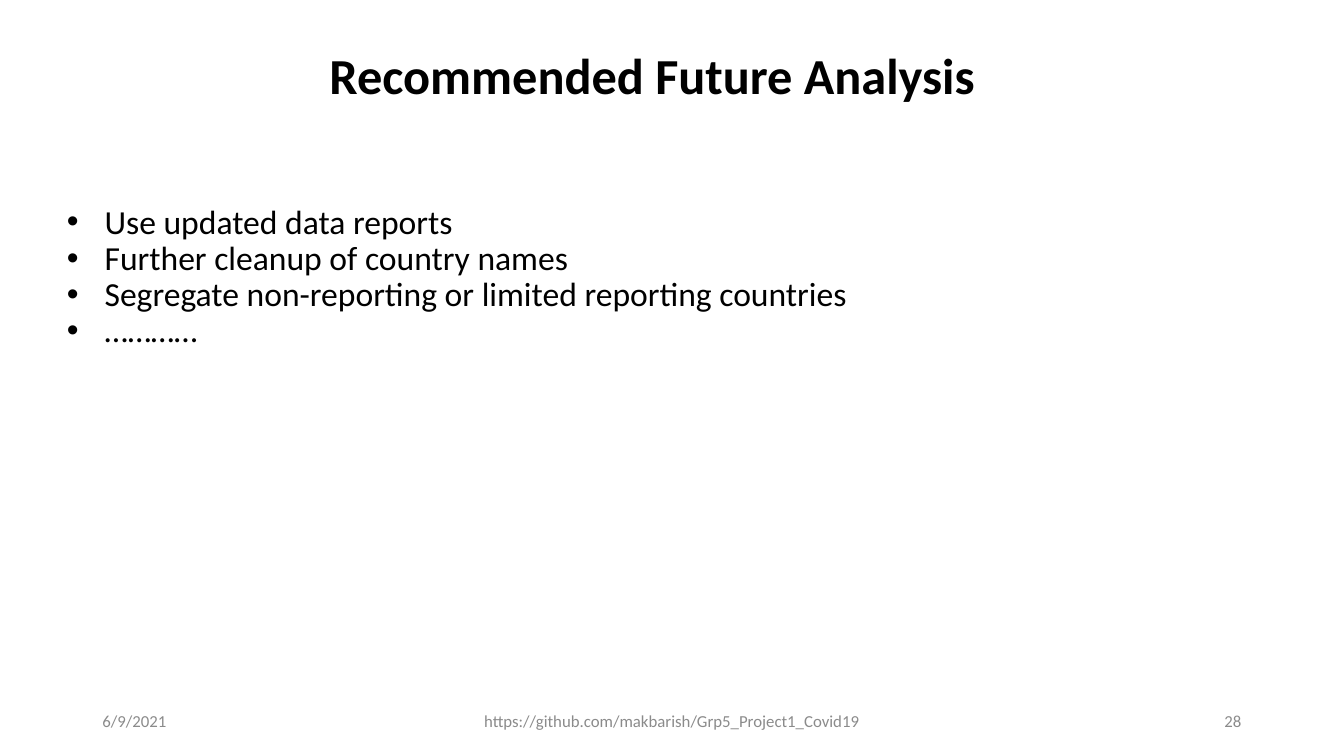
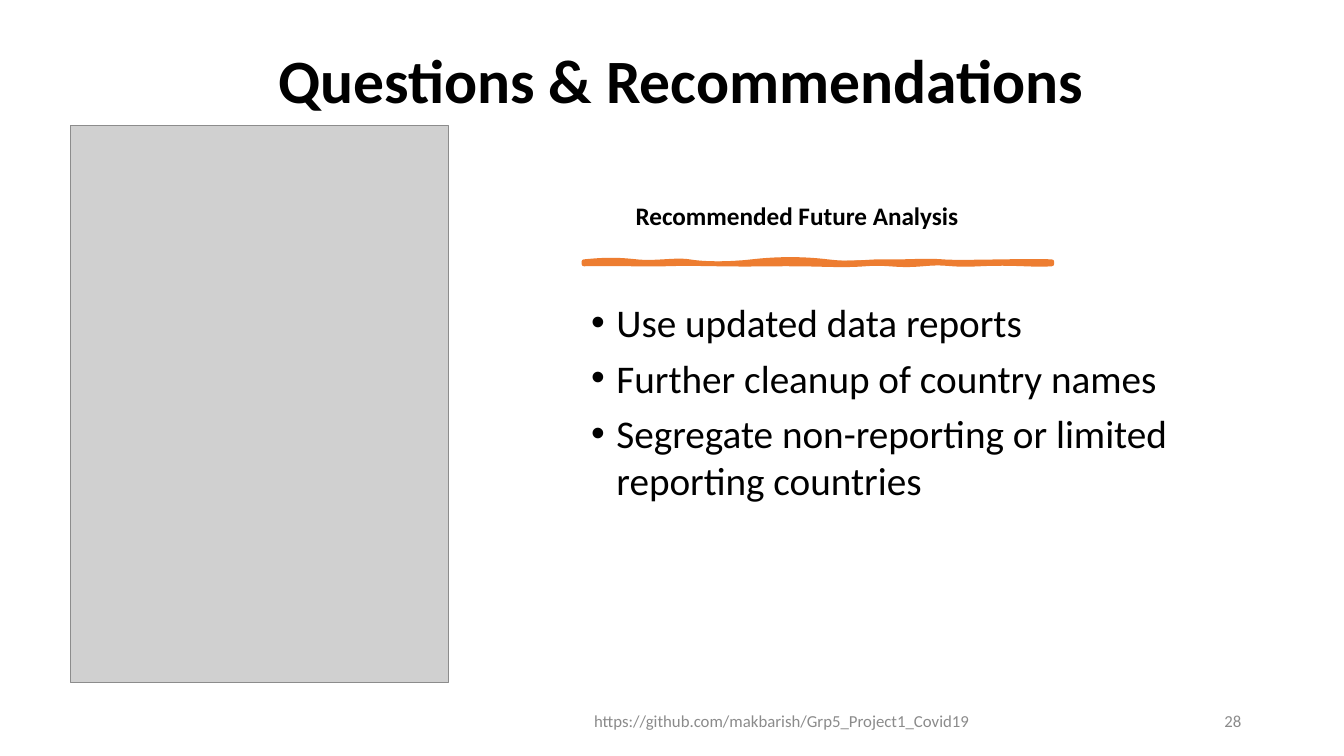
Before and after one commit to makbarish/Grp5_Project1_Covid19, a slide deck: slide 28 of Clay/Novel_Corona_Virus_2019_v3.pptx. Drawn at 1344x756 pixels with LibreOffice and Linux fonts; fonts in the diff are those of the drawing; grey boxes stand for pictures. Boxes give left, top, right and bottom in pixels: in the first picture for what was removed or moved away, otherwise in the second. Text is boxed around its words. In the diff, an @@ line names an element or a change of style, - is before the commit and + after.

```diff
--- a/Clay/Novel_Corona_Virus_2019_v3.pptx
+++ b/Clay/Novel_Corona_Virus_2019_v3.pptx
@@ text added at (x1=278, y1=59, x2=1083, y2=111), 44 pt, text #000000, bold @@
+Questions & Recommendations
@@ picture added at (x1=71, y1=126, x2=449, y2=683) @@
@@ text "Recommended Future Analysis" moved from (x1=329, y1=58, x2=975, y2=102) to (x1=636, y1=207, x2=958, y2=229) @@
@@ text "Recommended Future Analysis" at (x1=636, y1=207, x2=958, y2=229): size 36 to 18 pt; line spacing 0.9 to 1; more space between paragraphs @@
@@ freeform shape added at (x1=584, y1=262, x2=1052, y2=264), fill #ED7D31, outline #ED7D31 3.5 pt @@
@@ text at (x1=616, y1=309, x2=1167, y2=502): paragraph removed @@
-• …………
@@ text "Use updated data reports" moved from (x1=105, y1=210, x2=846, y2=312) to (x1=616, y1=309, x2=1167, y2=502) @@
@@ text "Use updated data reports" at (x1=616, y1=309, x2=1167, y2=502): size 24 to 28 pt; indent changed; line spacing 0.9 to 1; more space between paragraphs @@
@@ text removed at (x1=102, y1=715, x2=166, y2=728) @@
-6/9/2021
@@ text "https://github.com/makbarish/Grp5_Project1_Covid19" moved from (x1=484, y1=715, x2=859, y2=730) to (x1=594, y1=715, x2=969, y2=730) @@
@@ text "https://github.com/makbarish/Grp5_Project1_Covid19" at (x1=594, y1=715, x2=969, y2=730): alignment centre to left; more space between paragraphs @@
@@ page number at (x1=1224, y1=715, x2=1241, y2=727): more space between paragraphs @@
```
Also in this commit, not shown: 3 other slides changed.
